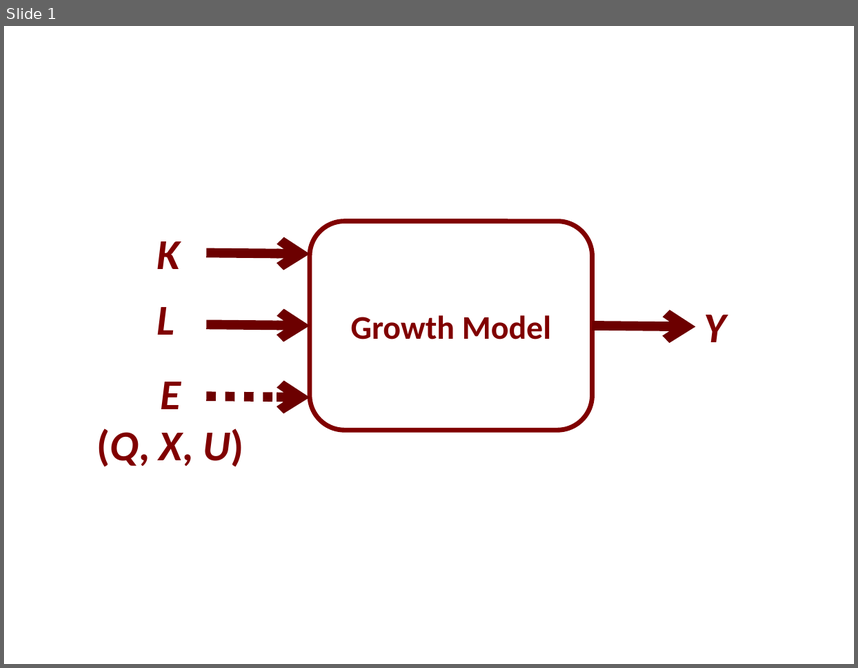
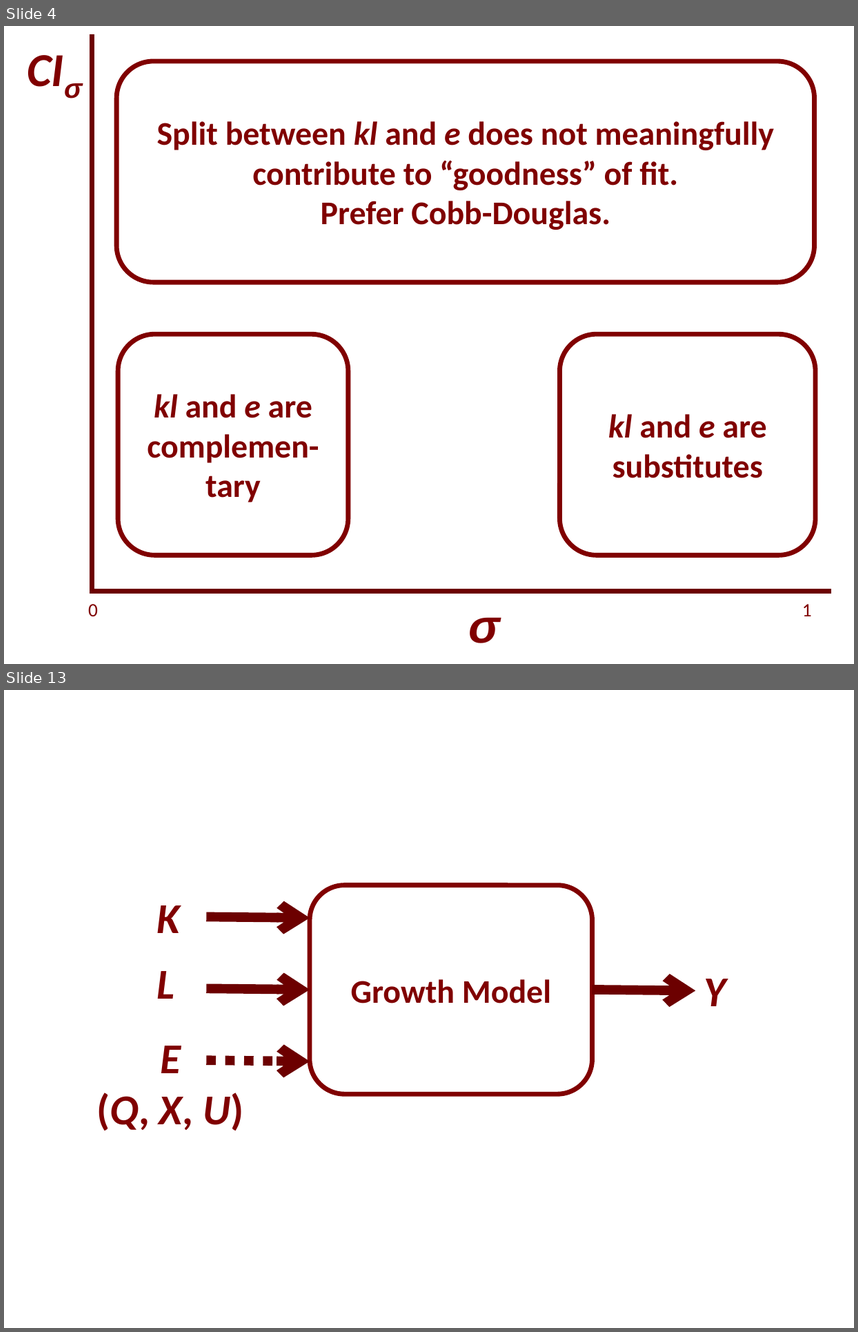
Before and after one commit to EconModels/MacroGrowth, a slide deck: figure_other/Seminar Figures.pptx. Shown one above the other, each under a label of ours: slide 1 before the commit, slides 4 and 13 after it; the slides between them are not shown. The pictures are 858x668 and 858x1332 pixels, drawn with LibreOffice and Linux fonts; fonts in the diff are those of the drawing. Boxes give left, top, right and bottom in pixels: in the first picture for what was removed or moved away, otherwise in the second. Text is boxed around its words. In the diff, an @@ line names an element or a change of style, - is before the commit and + after.

```diff
--- a/figure_other/Seminar Figures.pptx
+++ b/figure_other/Seminar Figures.pptx
@@ slide 4 added at bbox=[4, 26, 854, 664], background #FFFFFF @@
@@ text added at bbox=[18, 34, 103, 100], 40 pt, text #800000, bold, italic @@
+CIσ
@@ line added from (92, 593) to (92, 34), #6C0000 4 pt @@
@@ rounded rectangle added at bbox=[116, 61, 814, 282], outline #800000 4 pt, 28 pt, text #800000, bold @@
+Split between kl and e does not meaningfully
+contribute to “goodness” of fit.
+Prefer Cobb-Douglas.
@@ rounded rectangle added at bbox=[118, 334, 348, 555], outline #800000 4 pt, 28 pt, text #800000, bold @@
+kl and e are complemen-tary
@@ rounded rectangle added at bbox=[560, 334, 816, 555], outline #800000 4 pt, 28 pt, text #800000, bold @@
+kl and e are substitutes
@@ text added at bbox=[88, 604, 98, 616], 16 pt, text #800000 @@
+0
@@ line added from (92, 591) to (831, 591), #6C0000 4 pt @@
@@ text added at bbox=[802, 604, 812, 616], 16 pt, text #800000 @@
+1
@@ text added at bbox=[469, 617, 500, 643], 40 pt, text #800000, bold, italic @@
+σ
@@ what was slide 1 is now slide 13 @@
```
Also in this commit, not shown: 11 other slides added, 14 other files.
